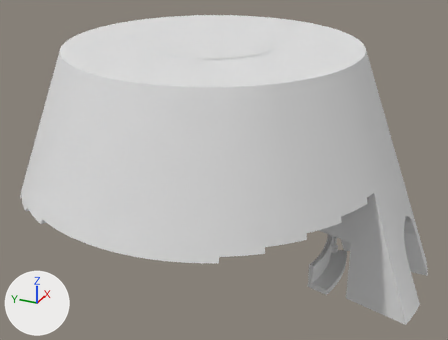
One commit to the glTF model assets/kit/walls/cone_cap120_5.glb: the scene before it, then after it.
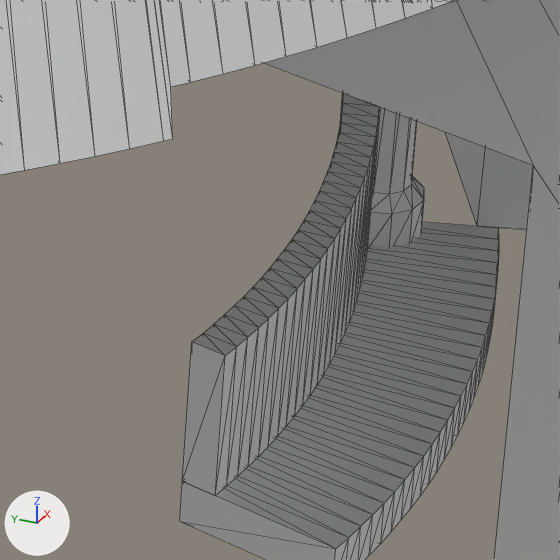
There are two pictures of each version: one whole from a camera (50 mm lens) standing at (-22.85, -10.76, 15.16) and looking at (0.08, -0.44, 3.7), one close up on the part from 64% to 79% of the width and 65% to 86% of the height. Arrows for +X, +Y and +Z are at lower left; the lights stay in place. The first two pictures are the older version. The close-ups show mesh edges as thin lines. Objects named as collision shapes, trigger or cutter boxes, shadow casters or lower levels of detail are left out. Where no turn or scale is listed for an object, it has been applied to the vertices. Vertices at exactly the same position are counted once.

In view in the first close-up: 'cone_cap120_5__columns', 'cone_cap120_5__landing-col', 'cone_cap120_5__ledge-col', 'cone_cap120_5__parapet', 'cone_cap120_5__wall-col'.
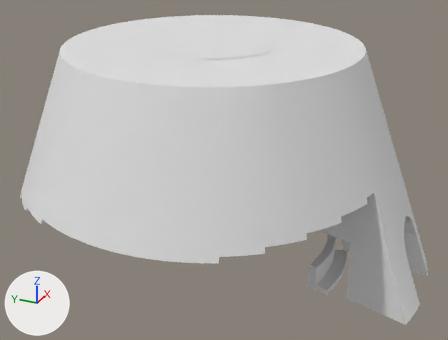
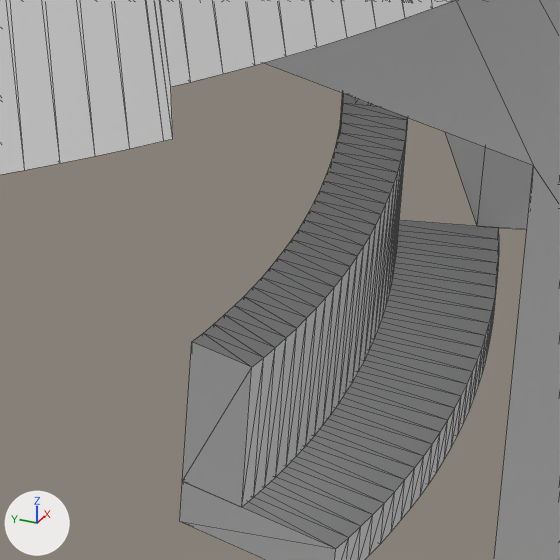
The edits, one by one:
me_cone_cap120_5__columns_001 is used by ob_cone_cap120_5__columns; location (0.0, 0.0, 0.0).
me_cone_cap120_5__columns_001 had 72 vertices, 140 faces and spanned x 1.15..1.73, y -5.55..-4.97, z -0.05..2.65.
me_cone_cap120_5__columns_001 now has 72 vertices, 140 faces and spans x 1.25..1.59, y -5.36..-5.02, z 0.83..2.65.
me_cone_cap120_5__columns_001 part 1: 72 of 72 vertices moved; they spanned x 1.15..1.73, y -5.55..-4.97, z -0.05..2.65 and now span x 1.25..1.59, y -5.36..-5.02, z 0.83..2.65; mean shift (-0.02, 0.07, 0.41).
me_cone_cap120_5__parapet_001 is used by ob_cone_cap120_5__parapet; location (0.0, 0.0, 0.0).
me_cone_cap120_5__parapet_001 had 112 vertices, 220 faces and spanned x -1.48..1.48, y -5.4..-5.0, z 0.0..0.85.
me_cone_cap120_5__parapet_001 now has 112 vertices, 220 faces and spans x -1.52..1.52, y -5.56..-5.0, z 0.0..0.85.
me_cone_cap120_5__parapet_001 part 2: 56 of the vertices in x -1.48..1.48, y -5.4..-5.19, z 0.0..0.85 are scaled about the mesh origin by (1.03, 1.03, 1).

Where the change shows, as pixel boxes (x1, y1, x2, y2) in the close-ups (560 x 560 px):
'cone_cap120_5__parapet', reshaped (15% wider): before (183, 93, 379, 495); after (183, 93, 408, 507)
'cone_cap120_5__columns', reshaped (mostly hidden afterwards): before (368, 107, 424, 247); after (352, 96, 374, 105)
